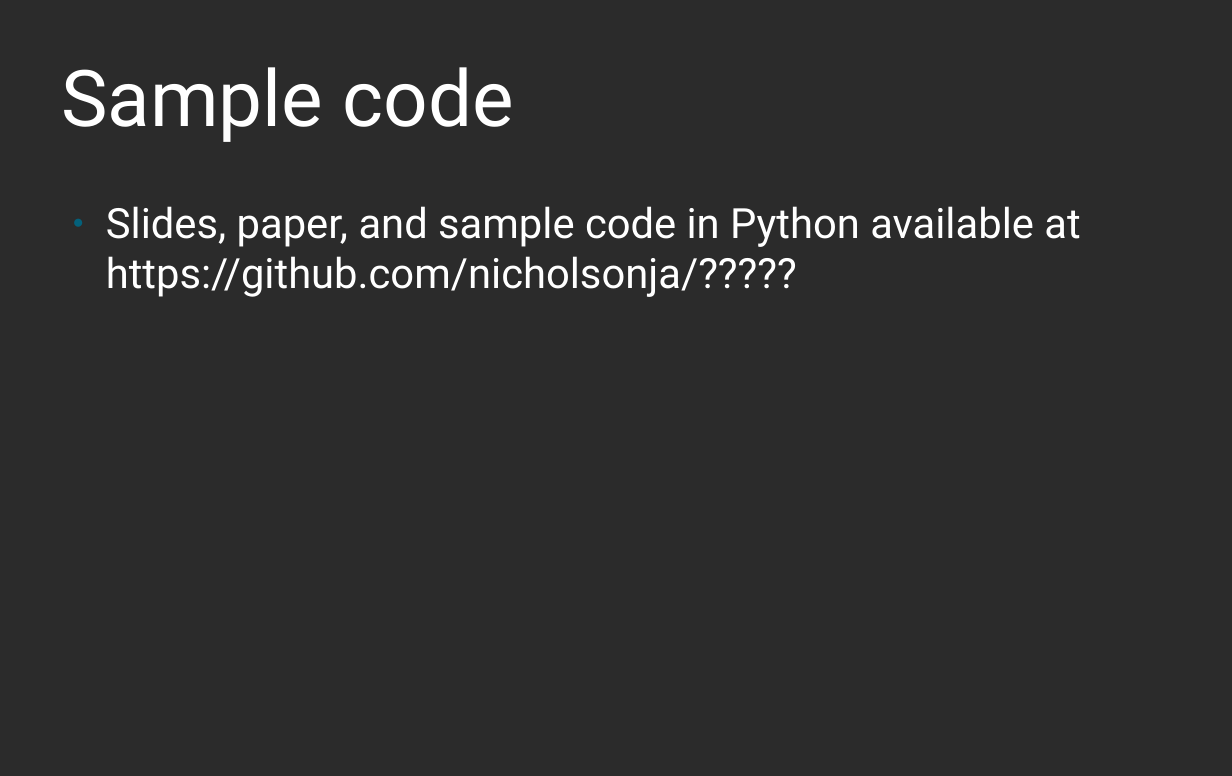
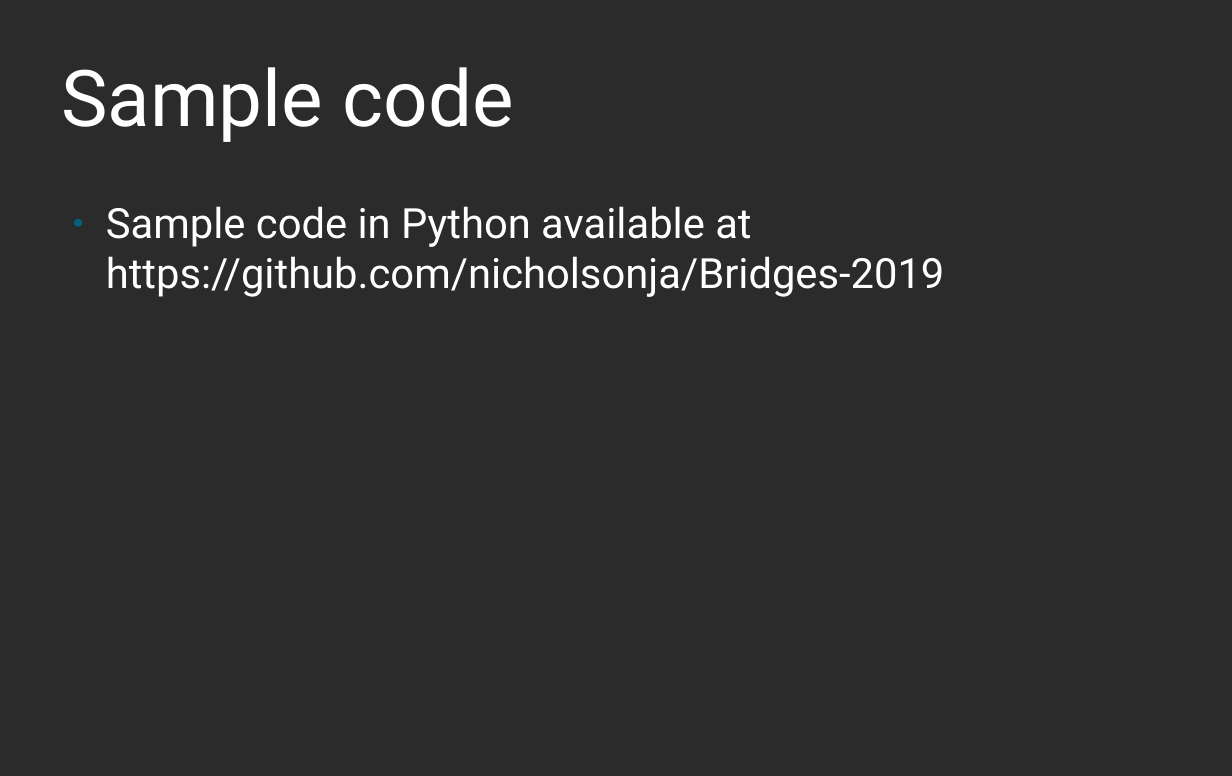
Before and after one commit to nicholsonja/Bridges-2019, a slide deck: slide 5 of presentation/presentation.odp. Drawn at 1232x776 pixels with LibreOffice and Linux fonts; fonts in the diff are those of the drawing; background and template pictures are left out; a plain dark background stands for a picture behind light text. Boxes give left, top, right and bottom in pixels: in the first picture for what was removed or moved away, otherwise in the second. Text is boxed around its words. In the diff, an @@ line names an element or a change of style, - is before the commit and + after.

Commit message:
presentation update

```diff
--- a/presentation/presentation.odp
+++ b/presentation/presentation.odp
@@ text at box(106, 206, 945, 297): text changed @@
-● Slides, paper, and sample code in Python available at https://github.com/nicholsonja/?????
+● Sample code in Python available at https://github.com/nicholsonja/Bridges-2019
```
Also in this commit, not shown: 1 other slide changed.
